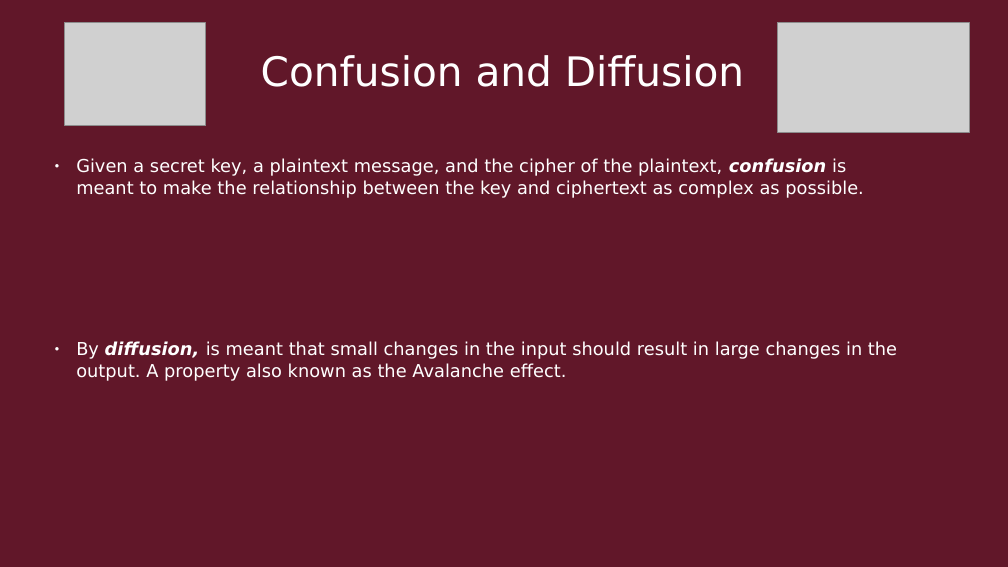
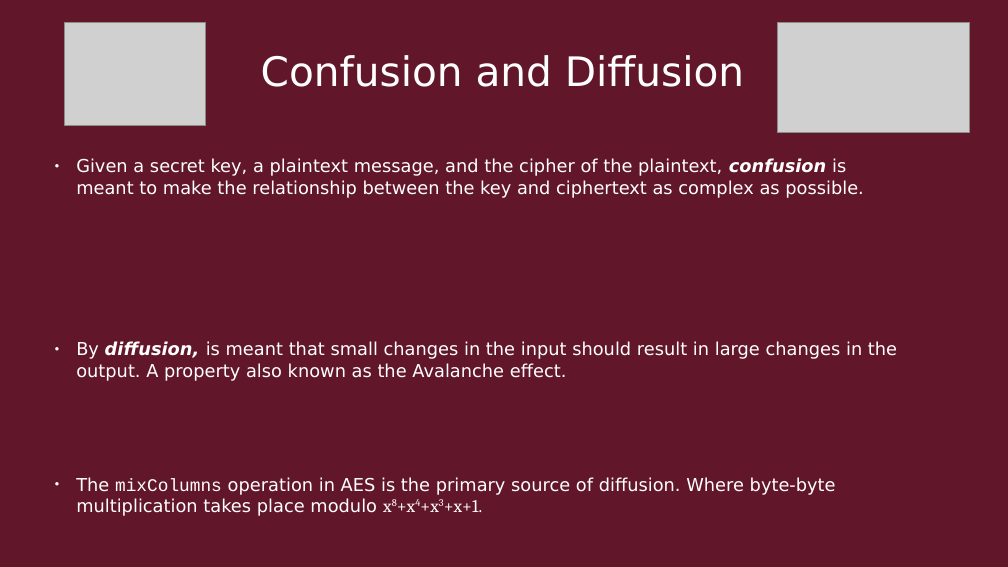
Before and after one commit to Quin-Darcy/seccom, a slide deck: slide 21 of presentation/cryptography_and_network_protocols.odp (slide 28 before the commit). Drawn at 1008x567 pixels with LibreOffice and Linux fonts; fonts in the diff are those of the drawing; grey boxes stand for pictures. Boxes give left, top, right and bottom in pixels: in the first picture for what was removed or moved away, otherwise in the second. Text is boxed around its words. In the diff, an @@ line names an element or a change of style, - is before the commit and + after.

```diff
--- a/presentation/cryptography_and_network_protocols.odp
+++ b/presentation/cryptography_and_network_protocols.odp
@@ text at [76,477,836,516]: paragraph added @@
+● The mixColumns operation in AES is the primary source of diffusion. Where byte-byte multiplication takes place modulo x8+x4+x3+x+1.
```
Also in this commit, not shown: 6 other slides changed, 4 slides added, 8 slides removed, 1 other file.
